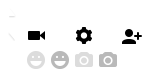
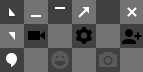
Comparing the layer stacks of the two 143x72 images. Changes:
showed "Layer 12 copy 3" over [0, 0, 143, 72]
